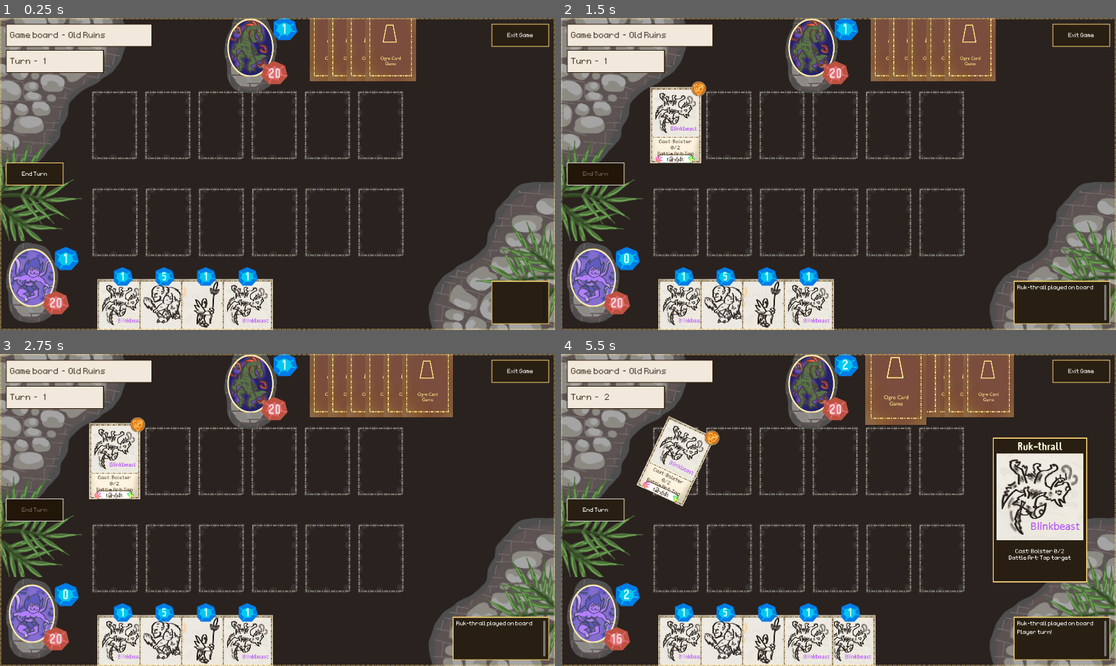
Above: before the commit, frames 1-4 (two rows, left to right).
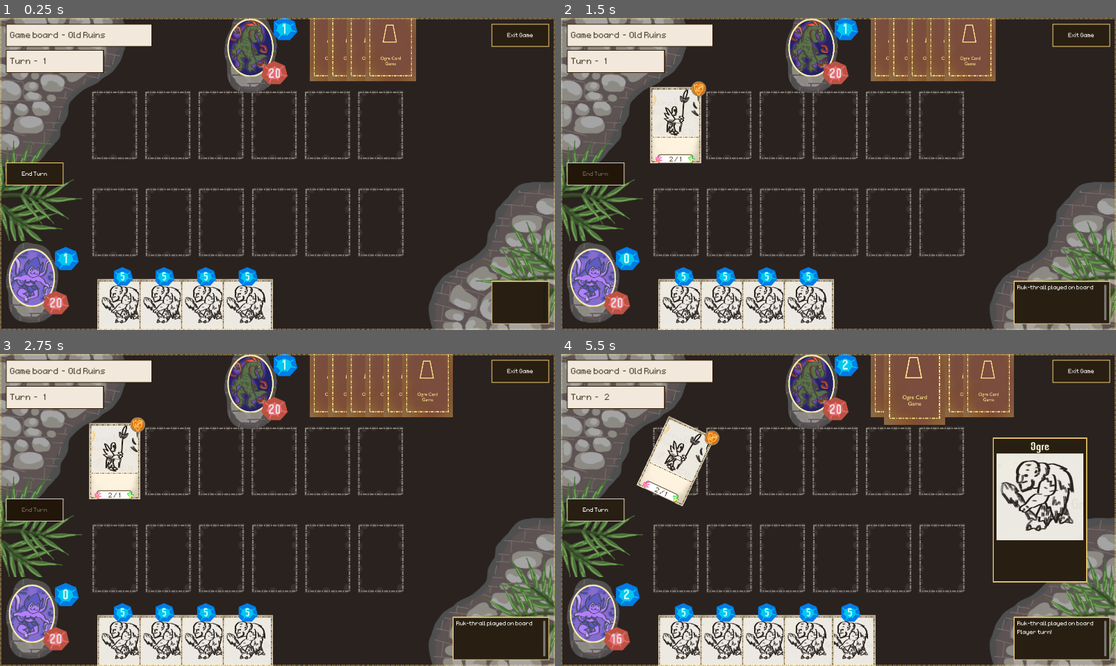
Above: after the commit, the same moments.

Repository: OttoElomaa/Godot-4-Ogre-Card-Game
Game: Godot game, scene res://GameScenes/main.tscn
Same seed, same stepped clock (60 frames per second), same inputs: the game is played once before the commit and once after it.
Inputs (mouse positions are in pixels of both pictures, inside the frame that each line leads up to):
- Up to frame 1 (0.25 s): no input
- Up to frame 2 (1.5 s): click (594, 174) at 0.5 s; click (594, 174) at 1.25 s
- Up to frame 3 (2.75 s): click (33, 510) at 2 s
- Up to frame 4 (5.5 s): drag from (683, 653) to (816, 385) at 2.77 s; drag from (727, 653) to (816, 385) at 3.52 s; move the mouse to (766, 653) at 4.27 s; click (766, 653) at 4.42 s; drag from (810, 653) to (894, 378) at 5.02 s

The runs differ from the first frame. In frame 1, 1.6% of the frame differs, in the area x 18-49%, y 81-100%; in frame 2, 2.2%; in frame 3, 2.2%; in frame 4, 5.7%, in the area x 15-94%, y 0-100%.

Commit message:
Minor - BattleSystem: Enemy now loops through all of its cards 3 times when attacking.
So cards can react to each others actions. For example. If the last card weakened the enemy (sunder), the other cards can destroy it. Or if last card destroyed defender, earlier cards get to strike at player.

Diff:
--- a/GameScenes/battle_system.gd
+++ b/GameScenes/battle_system.gd
@@ -83,6 +83,8 @@
 func enemyPlayTurn():
 	#### PLAY CARDS FROM HAND
 	var enemyHandCards = cardsManager.getEnemyHandCards()
+
+
 	for card:Card in enemyHandCards:
 		if MyTools.checkNodeValidity(card):
 			if card.manaCost <= enemyMana:
@@ -95,12 +97,17 @@
 func timeoutEnemyStartCombat() -> void:
 	#### ATTACK WITH CARDS ON BOARD
 	var enemyBoardCards = cardsManager.getEnemyBoardCards()
-	for card:Card in enemyBoardCards:
-		if not MyTools.checkNodeValidity(card):  #### CHECK IF VALID
-			pass
-		elif card.checkCanAct(): #### CAN IT ACT
-			handleEnemyAttackPlayer(card)
-			#currentAttackingCard = card
+	#### RUN MULTIPLE ROUNDS SO All enemy cards have TIME TO REACT if another enemy CARD DOES SOMETHING
+	for i in range(3):
+		for card:Card in enemyBoardCards:
+
+			if not MyTools.checkNodeValidity(card):  #### CHECK IF VALID
+				pass
+			elif card.checkCanAct(): #### CAN IT ACT
+				handleEnemyAttackPlayer(card)
+				#currentAttackingCard = card
+
+
 
 func playEnemyCard(card:Card):
 	for slot:CardSlot in main.getEnemySlots():
--- a/GameScenes/card_loader.gd
+++ b/GameScenes/card_loader.gd
@@ -18,11 +18,11 @@
 
 	for i in range(20):
 		cards.append(createCard("res://Cards/Creatures/Cr-Pikeman.tscn"))
-	for i in range(10):
+	for i in range(20):
 		cards.append(createCard("res://Cards/Creatures/Cr-Ogre.tscn"))
 	for i in range(10):
 		cards.append(createCard("res://Cards/Creatures/Cr-RukRaider.tscn"))
-	for i in range(10):
+	for i in range(30):
 		cards.append(createCard("res://Cards/Creatures/Cr-MardokHound.tscn"))
 
 	for i in range(10):
@@ -30,7 +30,7 @@
 	for i in range(10):
 		cards.append(createCard("res://Cards/Rituals/Sp-Blast.tscn"))
 
-	for i in range(20):
+	for i in range(10):
 		cards.append(createCard("res://Cards/Creatures/Cr-BlinkBeast.tscn"))
 
 
